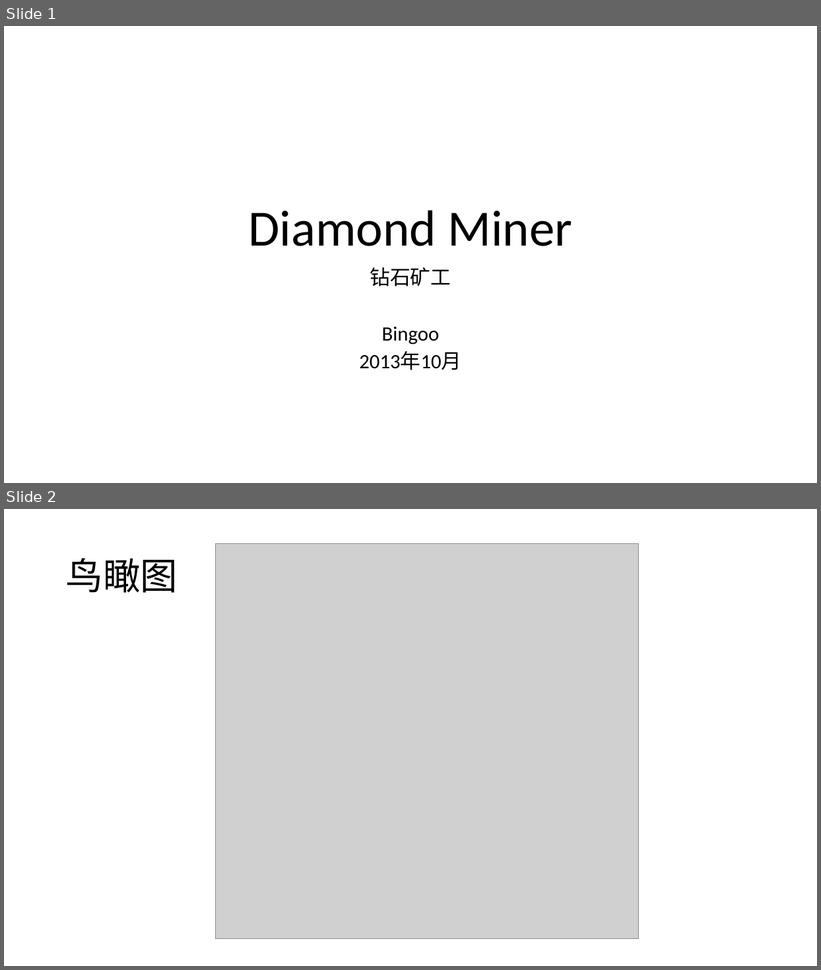
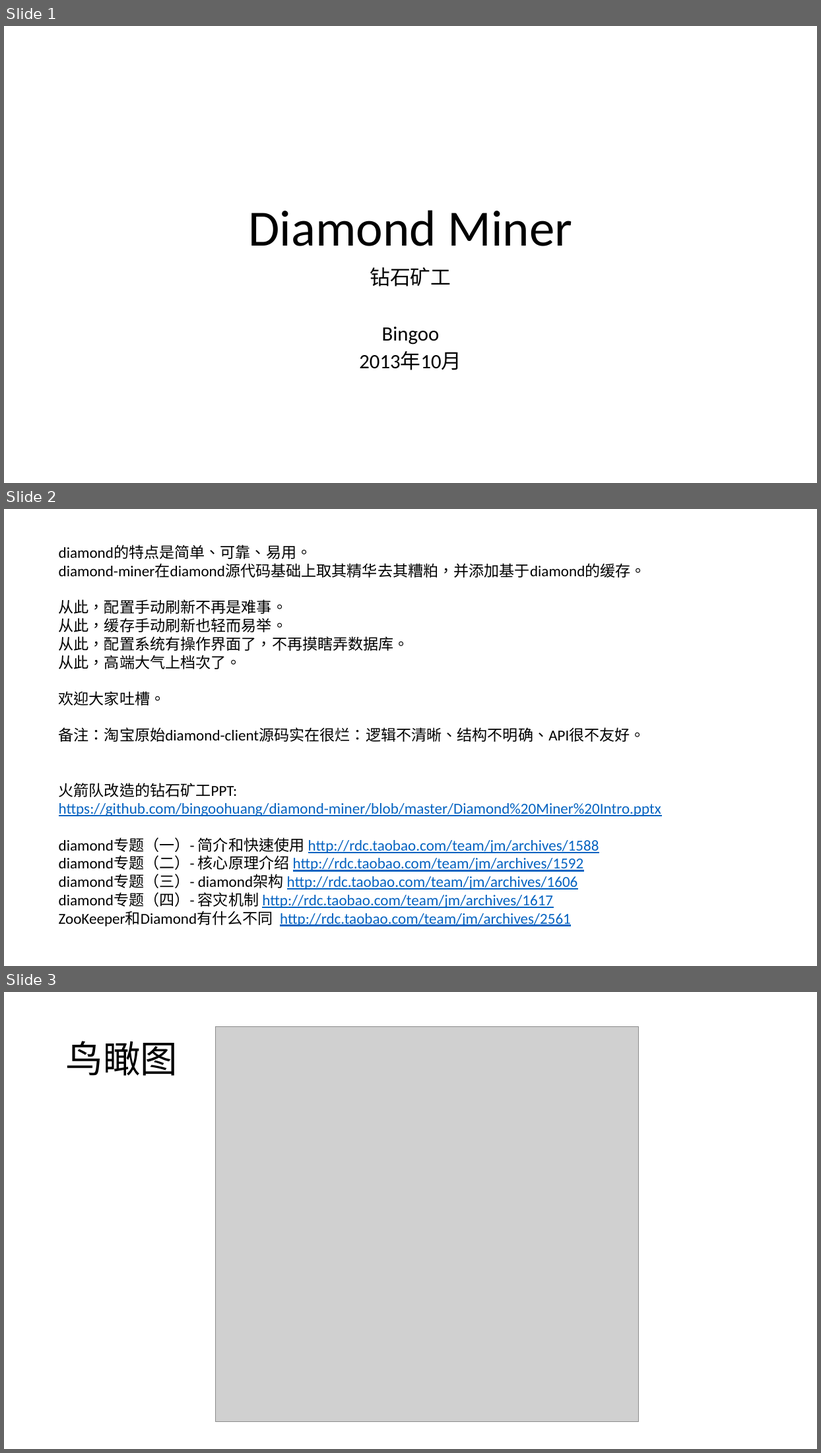
Before and after one commit to bingoohuang/diamond-miner, a slide deck: Diamond Miner Intro.pptx. Shown one above the other, each under a label of ours: slides 1 and 2 before the commit, slides 1, 2 and 3 after it. The pictures are 821x970 and 821x1453 pixels, drawn with LibreOffice and Linux fonts; fonts in the diff are those of the drawing; grey boxes stand for pictures. Boxes give left, top, right and bottom in pixels: in the first picture for what was removed or moved away, otherwise in the second. Text is boxed around its words. In the diff, an @@ line names an element or a change of style, - is before the commit and + after.

```diff
--- a/Diamond Miner Intro.pptx
+++ b/Diamond Miner Intro.pptx
@@ slide 2 added at [4, 509, 817, 966], background #FFFFFF @@
@@ text added at [59, 545, 661, 927], 18 pt, text #000000 @@
+diamond的特点是简单、可靠、易用。
+diamond-miner在diamond源代码基础上取其精华去其糟粕，并添加基于diamond的缓存。
+从此，配置手动刷新不再是难事。
+从此，缓存手动刷新也轻而易举。
+从此，配置系统有操作界面了，不再摸瞎弄数据库。
+从此，高端大气上档次了。
+欢迎大家吐槽。
+备注：淘宝原始diamond-client源码实在很烂：逻辑不清晰、结构不明确、API很不友好。
+火箭队改造的钻石矿工PPT: https://github.com/bingoohuang/diamond-miner/blob/master/Diamond%20Miner%20Intro.pptx
+diamond专题（一）- 简介和快速使用 http://rdc.taobao.com/team/jm/archives/1588
+diamond专题（二）- 核心原理介绍 http://rdc.taobao.com/team/jm/archives/1592
+diamond专题（三）- diamond架构 http://rdc.taobao.com/team/jm/archives/1606
+diamond专题（四）- 容灾机制 http://rdc.taobao.com/team/jm/archives/1617
+ZooKeeper和Diamond有什么不同 http://rdc.taobao.com/team/jm/archives/2561
@@ what was slide 2 is now slide 3 @@
```
Also in this commit, not shown: 18 other files.
